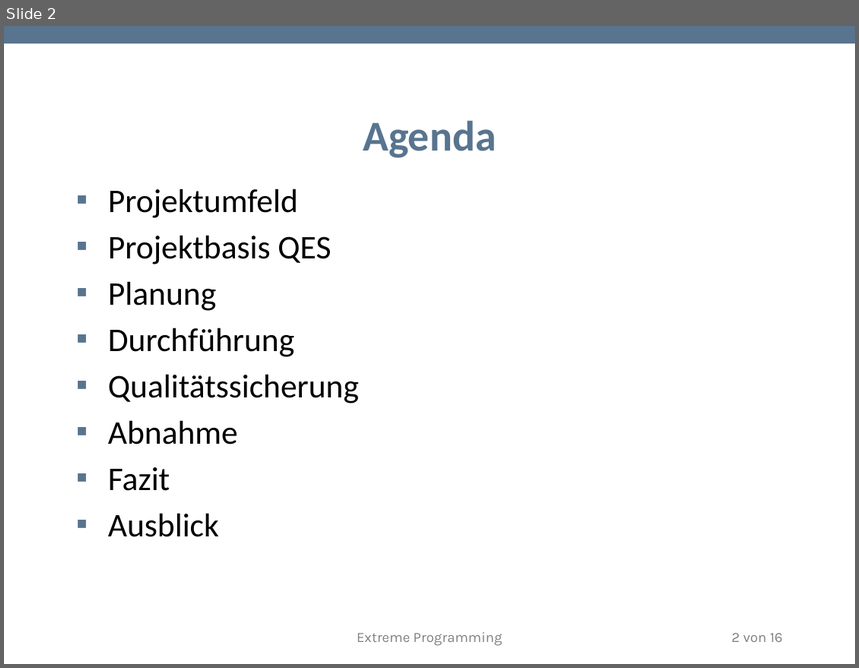
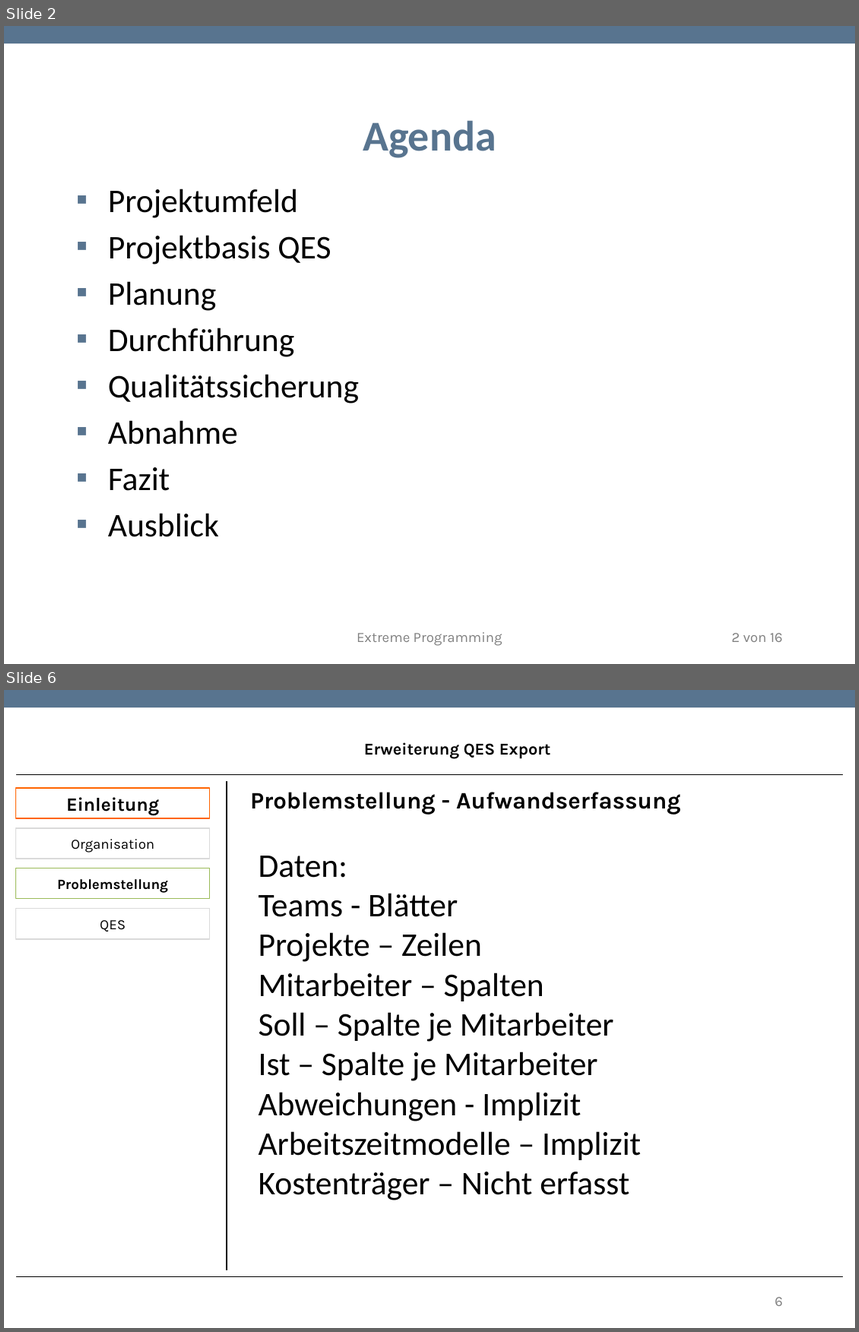
Before and after one commit to TwoHorus/dbExelExportLaravel, a slide deck: DOC/Fachgespraech.pptx. Shown one above the other, each under a label of ours: slide 2 before the commit, slides 2 and 6 after it; the slides between them are not shown. The pictures are 859x668 and 859x1332 pixels, drawn with LibreOffice and Linux fonts; fonts in the diff are those of the drawing; background and template pictures are left out. Boxes give left, top, right and bottom in pixels: in the first picture for what was removed or moved away, otherwise in the second. Text is boxed around its words. In the diff, an @@ line names an element or a change of style, - is before the commit and + after.

```diff
--- a/DOC/Fachgespraech.pptx
+++ b/DOC/Fachgespraech.pptx
@@ slide 6 added at (4,690,855,1328), background #FFFFFF; not listed: 1 template element that a slide beside it also shows @@
@@ text added at (364,742,551,759), 14 pt, text #000000, bold @@
+Erweiterung QES Export
@@ line added from (16, 774) to (843, 774), #000000 0.75 pt @@
@@ rectangle added at (16,788,210,818), fill #FFFFFF, outline #FF6400 0.85 pt, 16 pt, text #000000, bold @@
+Einleitung
@@ line added from (227, 781) to (227, 1271), #000000 0.75 pt @@
@@ text added at (250,792,681,815), 20 pt, text #000000, bold @@
+Problemstellung - Aufwandserfassung
@@ rectangle added at (16,828,210,859), fill #FFFFFF, outline #DADADA 0.85 pt, 12 pt, text #000000 @@
+Organisation
@@ rectangle added at (16,869,210,900), fill #FFFFFF, outline #9BBB59 0.85 pt, 12 pt, text #000000, bold @@
+Problemstellung
@@ text added at (259,856,641,1201), 28 pt, text #000000 @@
+Daten:
+Teams - Blätter
+Projekte – Zeilen
+Mitarbeiter – Spalten
+Soll – Spalte je Mitarbeiter
+Ist – Spalte je Mitarbeiter
+Abweichungen - Implizit
+Arbeitszeitmodelle – Implizit
+Kostenträger – Nicht erfasst
@@ rectangle added at (16,909,210,939), fill #FFFFFF, outline #DADADA 0.85 pt, 12 pt, text #000000 @@
+QES
@@ line added from (16, 1277) to (843, 1277), #000000 0.75 pt @@
@@ page number added at (775,1297,783,1306), 12 pt, text #808080 @@
+6
```
Also in this commit, not shown: 4 other slides added.
